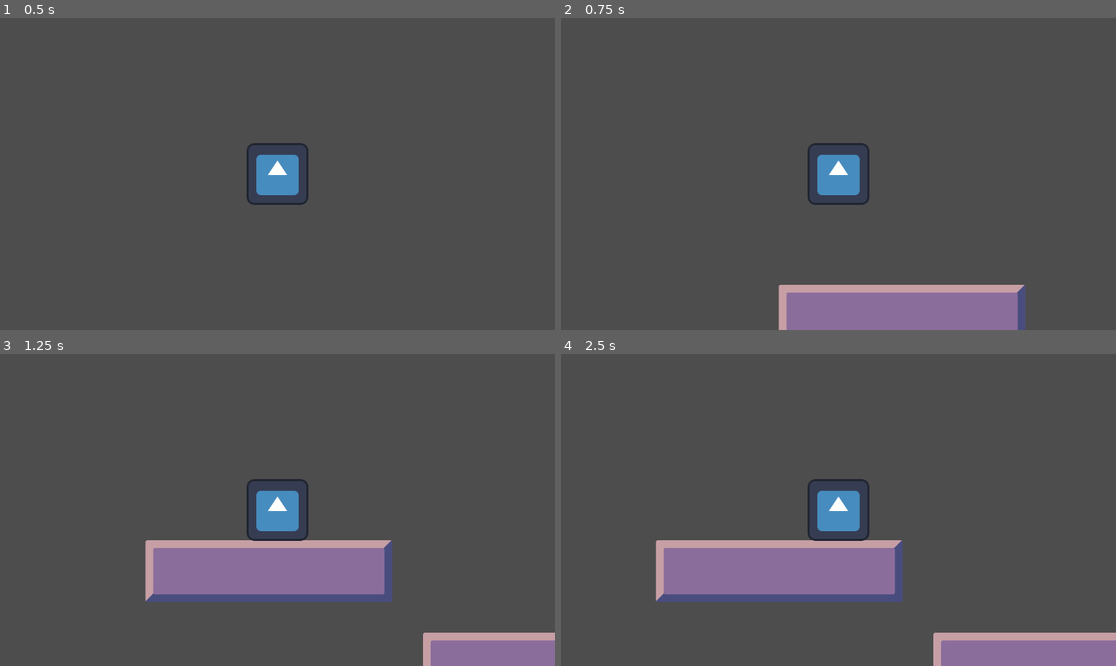
Above: before the commit, frames 1-4 (two rows, left to right).
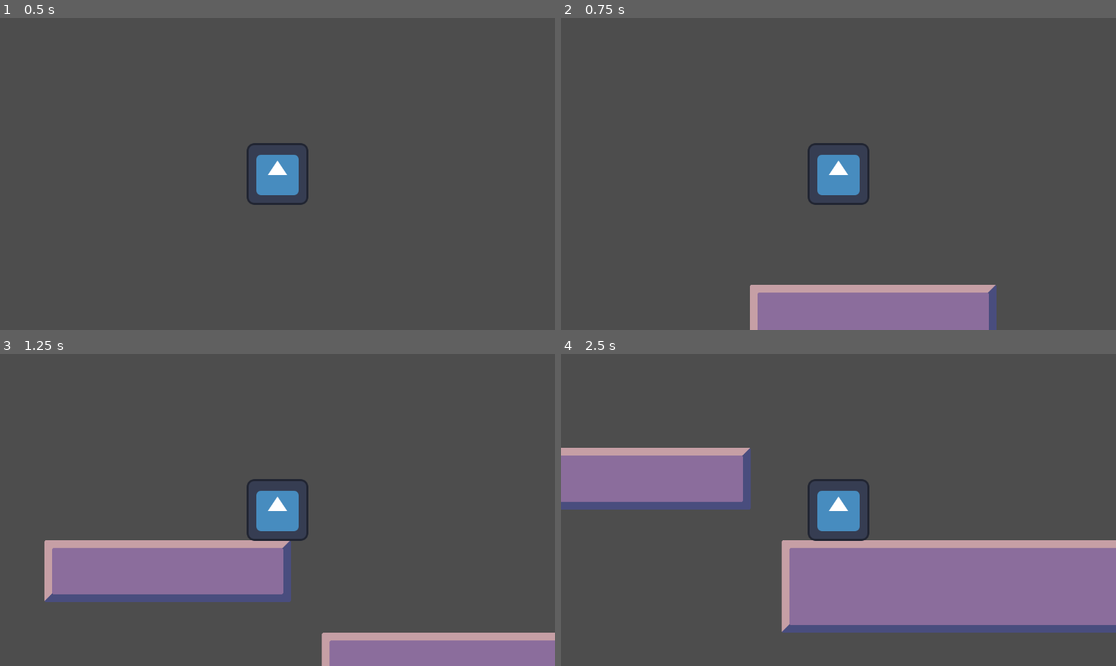
Above: after the commit, the same moments.

Repository: 3k2ng/mj160
Game: Godot game, scene res://scenes/levels/testmap_01.tscn
Two runs of this game, one before a commit and one after it. Both use one fixed random seed, a clock stepped at 60 frames per second and the inputs below. The project has no main scene, so this scene is started directly. The engine's default icon, where the game draws it, is replaced by a stand-in: a white triangle on a blue panel in a dark square.
Inputs:
- Up to frame 1 (0.5 s): no input
- Up to frame 2 (0.75 s): tap Enter (ui_accept) at 0.5 s; hold Right (ui_right) from 0.53 s (still down)
- Up to frame 3 (1.25 s): keep holding Right (ui_right); tap Enter (ui_accept) at 0.77 s
- Up to frame 4 (2.5 s): tap Enter (ui_accept) at 1.52 s; release Right (ui_right) at 2.03 s; hold Left (ui_left) from 2.03 s (still down)

Frame 1 is identical in both runs. In frame 2, 1.9% of the frame differs, in the area x 34-84%, y 85-100%; in frame 3, 9.8%; in frame 4, 29%, in the area x 0-100%, y 30-100%.

Commit message:
enhanced player leg muscles

Diff:
--- a/scripts/player.gd
+++ b/scripts/player.gd
@@ -4,8 +4,8 @@
 @onready var sprite = $AnimatedSprite2D
 
 
-const SPEED = 300.0
-const JUMP_VELOCITY = -400.0
+const SPEED = 600.0
+const JUMP_VELOCITY = -1000.0
 
 # Get the gravity from the project settings to be synced with RigidBody nodes.
 var gravity = ProjectSettings.get_setting("physics/2d/default_gravity")
